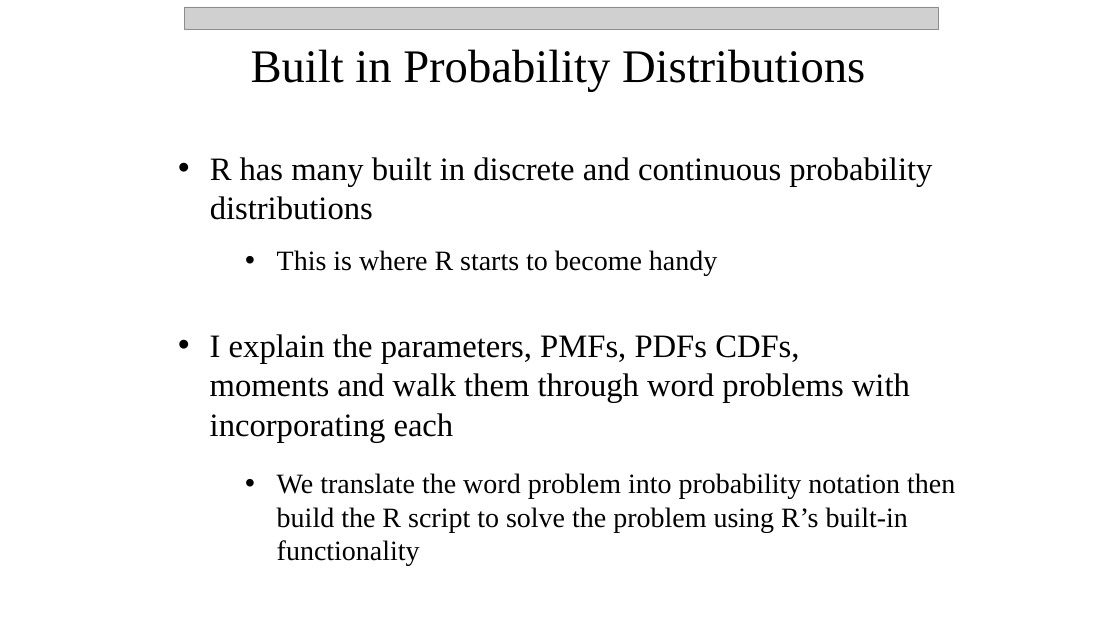
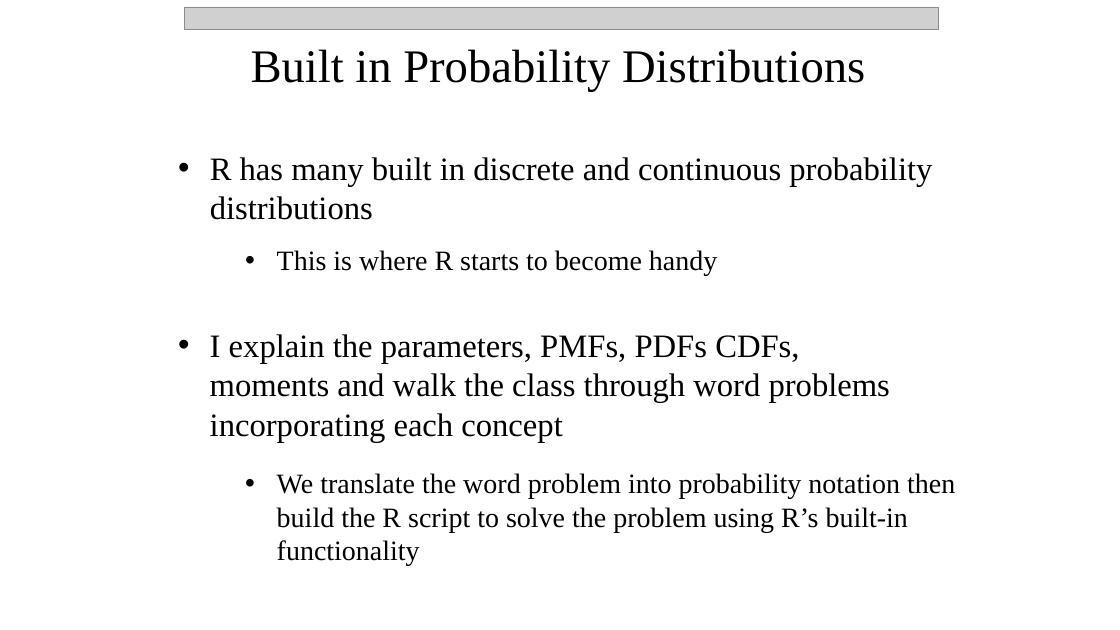
Before and after one commit to npetraco/workshop21, a slide deck: slide 10 of notes/day_2.pptx. Drawn at 1120x630 pixels with LibreOffice and Linux fonts; fonts in the diff are those of the drawing; grey boxes stand for pictures. Boxes give left, top, right and bottom in pixels: in the first picture for what was removed or moved away, otherwise in the second. Text is boxed around its words. In the diff, an @@ line names an element or a change of style, - is before the commit and + after.

```diff
--- a/notes/day_2.pptx
+++ b/notes/day_2.pptx
@@ text at (x1=210, y1=334, x2=890, y2=442): text changed @@
-    • I explain the parameters, PMFs, PDFs CDFs, moments and walk them through word problems with incorporating each
+    • I explain the parameters, PMFs, PDFs CDFs, moments and walk the class through word problems incorporating each concept
```
Also in this commit, not shown: 3 other slides changed, 2 other files.
